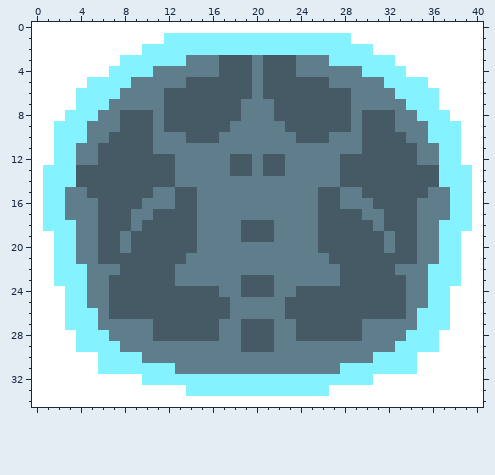
Pixel-art sprite -- Assets/Sprites/Jacob File/node.png. The first picture shows the starting point.
The file is 41x35 pixels.
After:
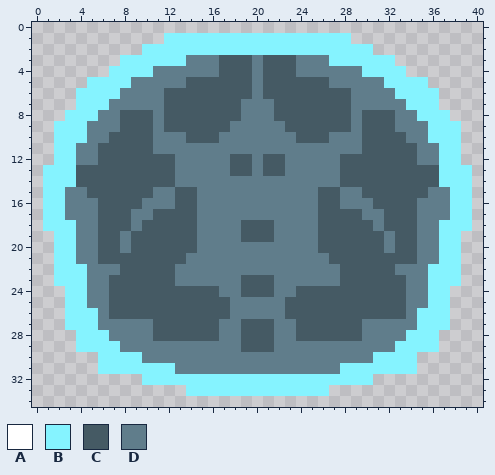
Palette (. is transparent): A #ffffff  B #85f3ff  C #455a64  D #607d8b
Log entry: Fixed nodes + space boat tile(not whole boat)
Change:
Changed rows in their new state; - is an unchanged pixel.
first column x 0:
 0 .........................................
 1 ............-----------------............
 2 ..........---------------------..........
 3 ........-------------------------........
 4 .......---------------------------.......
 5 .....-------------------------------.....
 6 ....---------------------------------....
 7 ....---------------------------------....
 8 ...-----------------------------------...
 9 ..-------------------------------------..
10 ..-------------------------------------..
11 ..-------------------------------------..
12 ..-------------------------------------..
13 .---------------------------------------.
14 .---------------------------------------.
15 .---------------------------------------.
16 .---------------------------------------.
17 .---------------------------------------.
18 .---------------------------------------.
19 ..-------------------------------------..
20 ..-------------------------------------..
21 ..-------------------------------------..
22 ..-------------------------------------..
23 ..-------------------------------------..
24 ...-----------------------------------...
25 ...-----------------------------------...
26 ...-----------------------------------...
27 ...-----------------------------------...
28 ....---------------------------------....
29 ....---------------------------------....
30 ......-----------------------------......
31 ......-----------------------------......
32 ..........---------------------..........
33 ..............-------------..............
34 .........................................
Changed places in both pictures, as pixel boxes (x1, y1, x2, y2):
erased: (32, 22, 483, 407)
